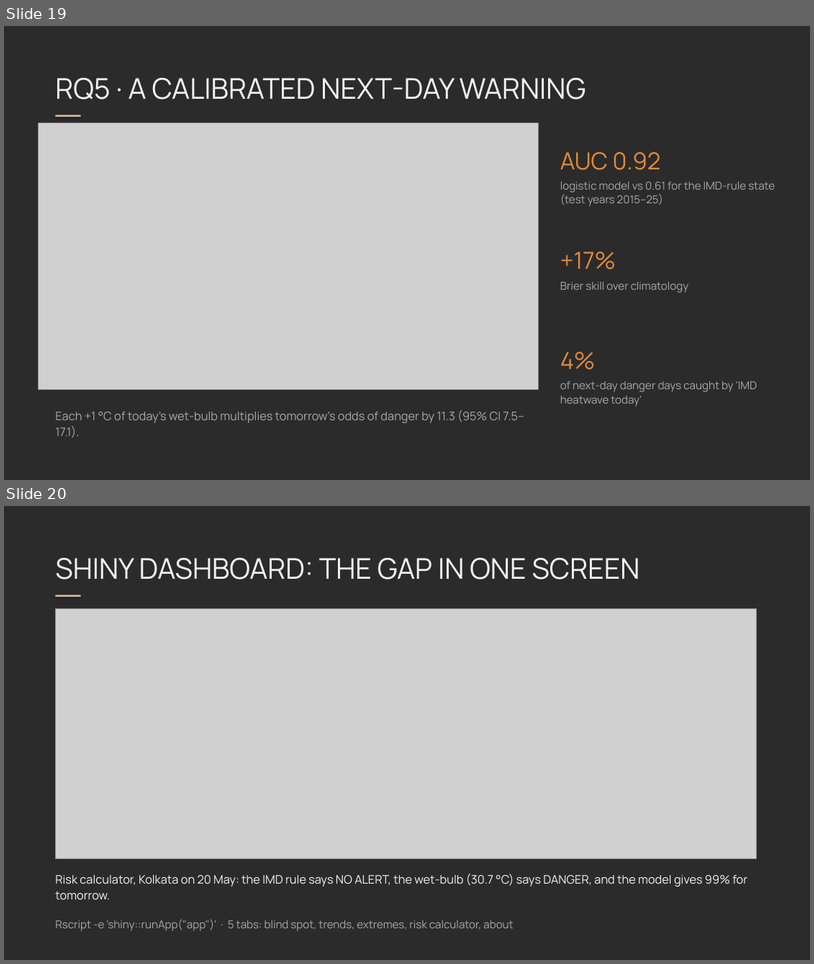
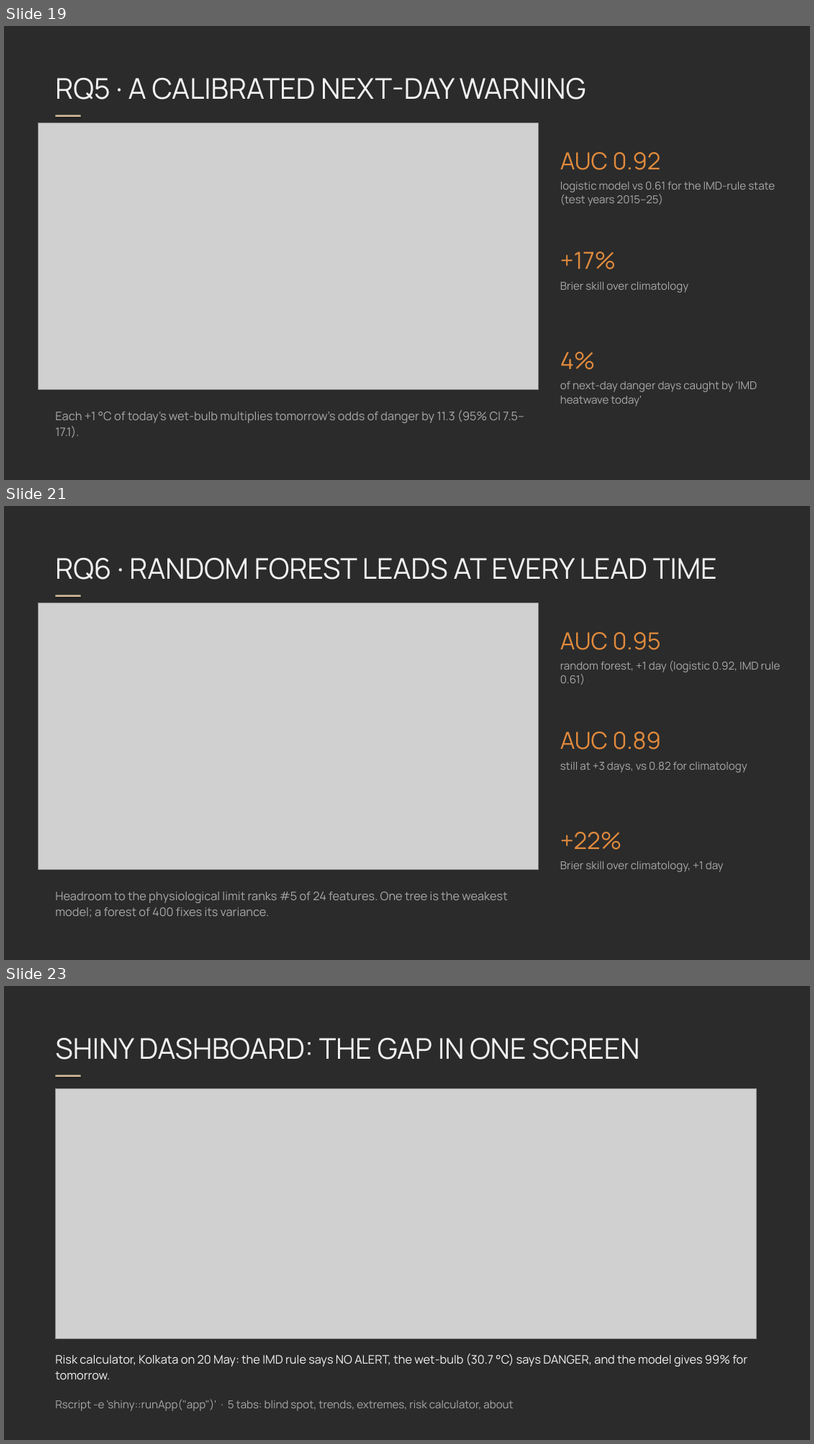
Before and after one commit to XArhaanshX/SilentHeat, a slide deck: presentation/Beyond40C_ProbStats.pptx. Shown one above the other, each under a label of ours: slides 19 and 20 before the commit, slides 19, 21 and 23 after it; the slides between them are not shown. The pictures are 814x964 and 814x1444 pixels, drawn with LibreOffice and Linux fonts; fonts in the diff are those of the drawing; grey boxes stand for pictures; background and template pictures are left out; a plain dark background stands for a picture behind light text. Boxes give left, top, right and bottom in pixels: in the first picture for what was removed or moved away, otherwise in the second. Text is boxed around its words. In the diff, an @@ line names an element or a change of style, - is before the commit and + after.

```diff
--- a/presentation/Beyond40C_ProbStats.pptx
+++ b/presentation/Beyond40C_ProbStats.pptx
@@ slide 21 added at (4, 506, 810, 960), background picture (left out) @@
@@ text added at (55, 558, 718, 579), 34 pt, text #F2F2F2 @@
+RQ6 · RANDOM FOREST LEADS AT EVERY LEAD TIME
@@ picture added at (38, 602, 538, 869) @@
@@ rectangle added at (55, 595, 81, 597), fill #D2B99A @@
@@ text added at (561, 632, 661, 650), 28 pt, text #E08A3C @@
+AUC 0.95
@@ text added at (561, 660, 781, 685), 13 pt, text #A8A8A8 @@
+random forest, +1 day (logistic 0.92, IMD rule 0.61)
@@ text added at (561, 731, 661, 749), 28 pt, text #E08A3C @@
+AUC 0.89
@@ text added at (561, 762, 748, 772), 13 pt, text #A8A8A8 @@
+still at +3 days, vs 0.82 for climatology
@@ text added at (561, 831, 622, 849), 28 pt, text #E08A3C @@
++22%
@@ text added at (561, 861, 724, 872), 13 pt, text #A8A8A8 @@
+Brier skill over climatology, +1 day
@@ text added at (55, 891, 507, 917), 14 pt, text #A8A8A8 @@
+Headroom to the physiological limit ranks #5 of 24 features. One tree is the weakest model; a forest of 400 fixes its variance.
@@ what was slide 20 is now slide 23 @@
```
Also in this commit, not shown: 2 slides changed, 2 other slides added.
